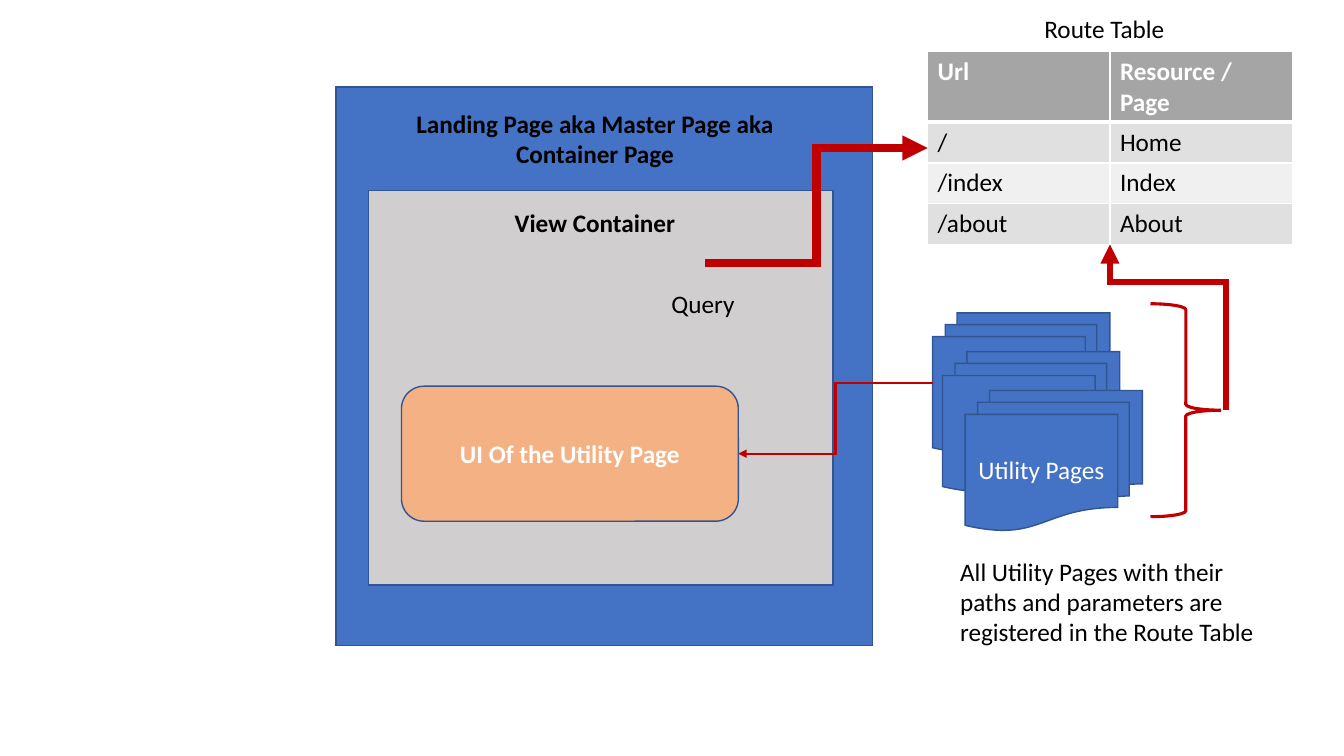
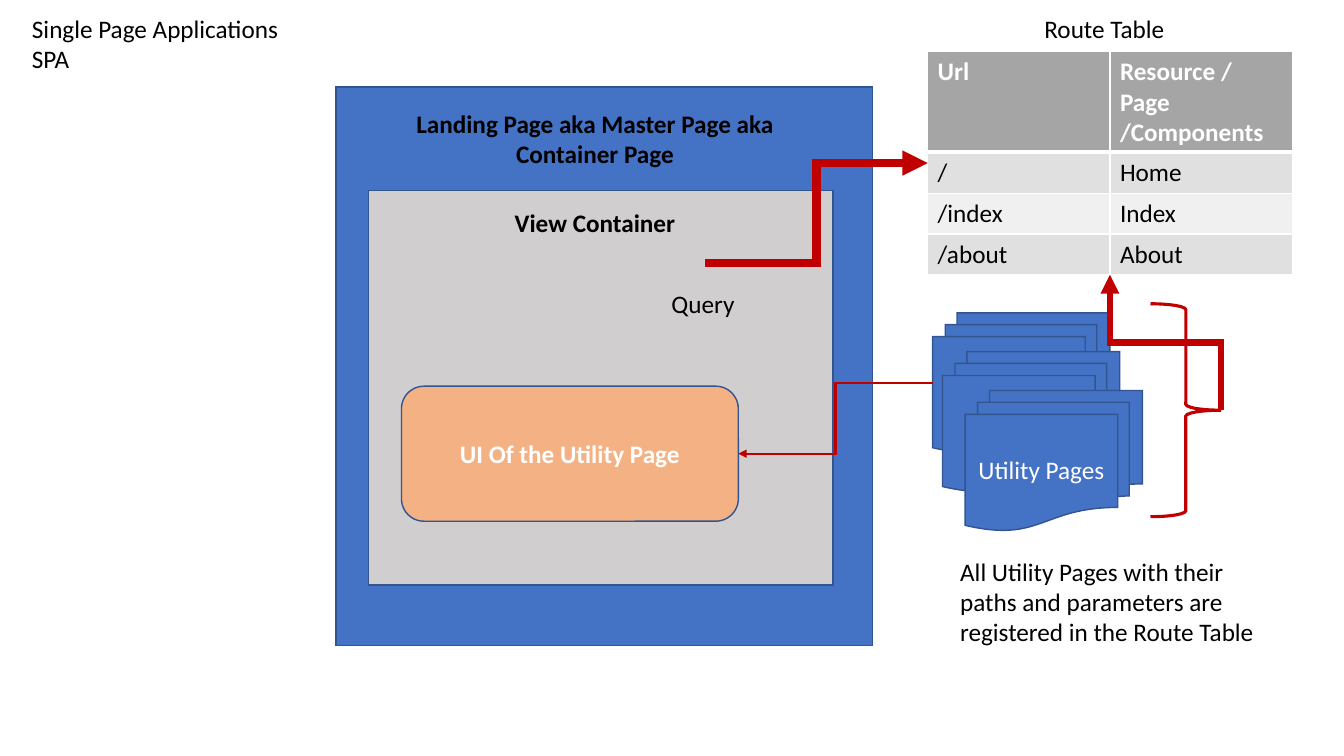
Before and after one commit to maheshsabnis/react-sync-trg, a slide deck: slide 13 of images_ppt.pptx. Drawn at 1344x756 pixels with LibreOffice and Linux fonts; fonts in the diff are those of the drawing. Boxes give left, top, right and bottom in pixels: in the first picture for what was removed or moved away, otherwise in the second. Text is boxed around its words. In the diff, an @@ line names an element or a change of style, - is before the commit and + after.

```diff
--- a/images_ppt.pptx
+++ b/images_ppt.pptx
@@ text added at [32,20,278,68], 18 pt, text #000000 @@
+Single Page Applications SPA
@@ table at [928,51,1293,275] @@
-row 1, column 2: Resource / Page
+row 1, column 2: Resource / Page /Components
@@ elbow arrow moved from (706, 263) - (928, 148) to (706, 263) - (928, 163) @@
@@ elbow arrow moved from (1226, 410) - (1110, 245) to (1221, 410) - (1110, 275) @@
```
Also in this commit, not shown: 1 slide added, 11 other files.
